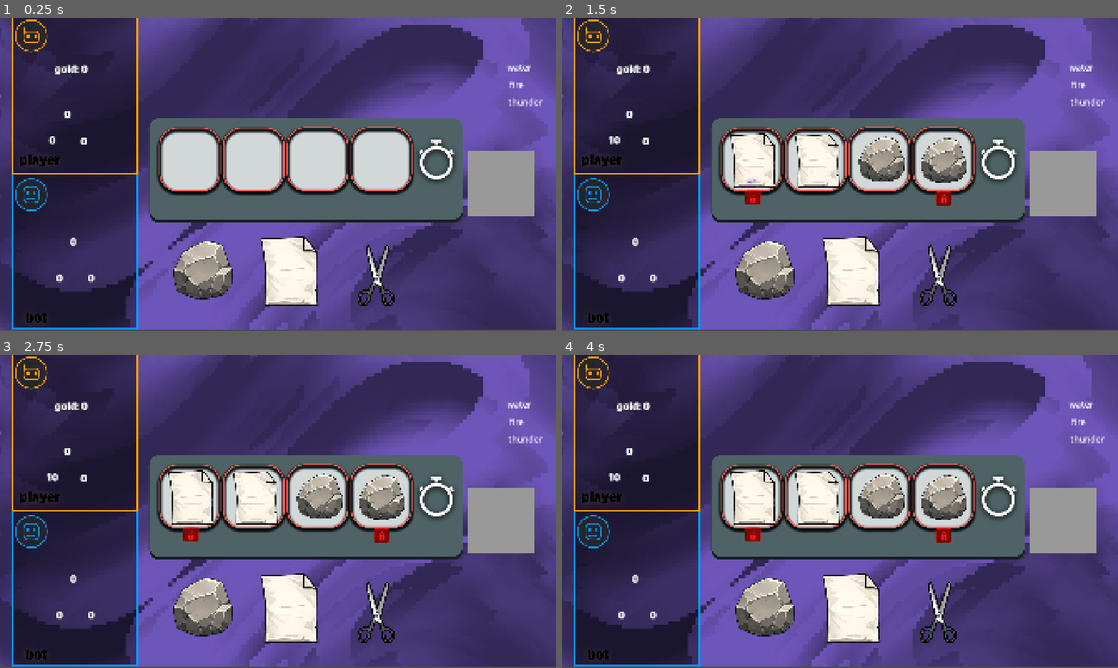
Above: before the commit, frames 1-4 (two rows, left to right).
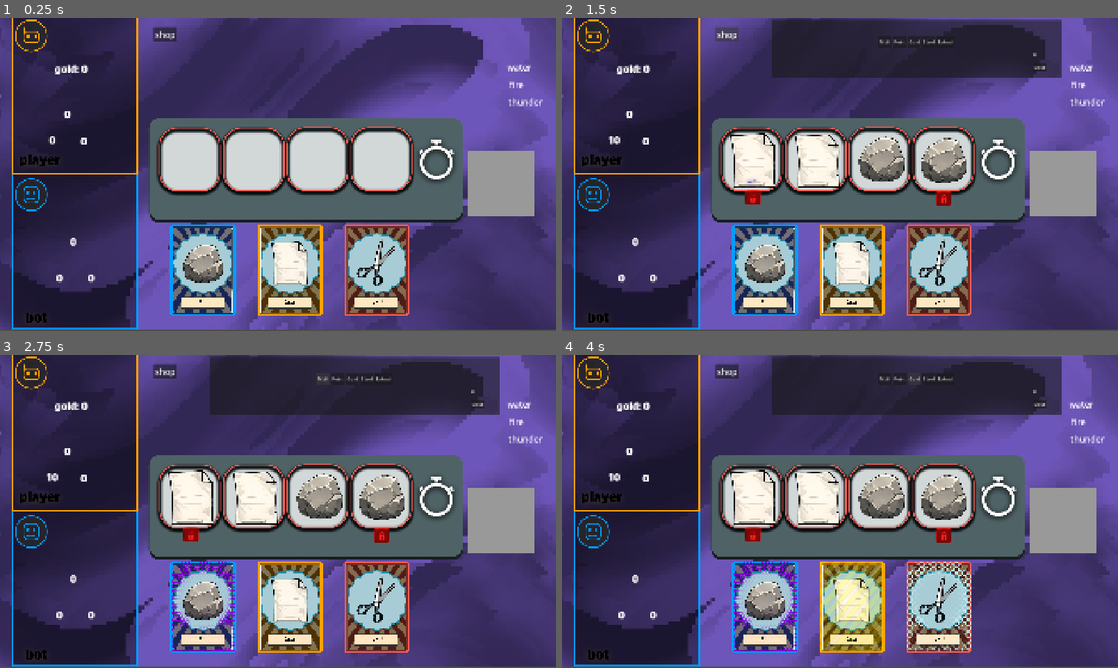
Above: after the commit, the same moments.

Repository: armin70/RPS
Game: Godot game, scene res://scenes/main.tscn
The game is run twice, just before and just after one commit, with the same random seed, the same clock (stepped at 60 frames per second) and the same inputs.
Inputs (mouse positions are in pixels of both pictures, inside the frame that each line leads up to):
- Up to frame 1 (0.25 s): no input
- Up to frame 2 (1.5 s): click (1062, 183) at 0.5 s; click (728, 33) at 1.25 s, where only the run after the commit has a clickable "shop"
- Up to frame 3 (2.75 s): click (322, 380) at 2 s, where only the run after the commit has a clickable "Mult"
- Up to frame 4 (4 s): click (901, 380) at 2.75 s, where only the run after the commit has a clickable "Point"; click (912, 380) at 3.5 s, where only the run after the commit has a clickable "Gold"

The runs differ from the first frame. In frame 1, 9.6% of the frame differs, in the area x 27-74%, y 2-96%; in frame 2, 19%; in frame 3, 19%; in frame 4, 20%, in the area x 27-90%, y 0-96%.
Error before the commit: Unable to iterate on object of type 'Nil'. (res://scripts/rps__container.gd:234)
Error after the commit: Unable to iterate on object of type 'Nil'. (res://scripts/rps__container.gd:235)

Commit message:
shop added

Diff:
--- a/main.gd
+++ b/main.gd
@@ -8,6 +8,7 @@
 @onready var playergold: Label = $UI/Playergold
 @onready var botscore: Label = $UI/Botscore
 @onready var botmult: Label = $UI/Botmult
+@onready var shop_panel: Panel = $UI/ShopPanel
 
 var current_turn
 var player_score := 0
@@ -19,15 +20,17 @@
 var is_game_running = true
 var bot_current_card = ""
 var player_current_card = ""
+var player_current_enchant = ""
 var multiplier = 0
 var debuff = 0
 var game_finished := false
 var fire_juice = 0
 var water_juice = 0
 var thunder_juice = 0
+var extra_juice = 0
 # Called when the node enters the scene tree for the first time.
-#func _ready() -> void:
-	#set_aspect()
+func _ready() -> void:
+	shop_panel.visible = false
 
 #func set_aspect():
 	#var vp_rect = get_viewport_rect()
@@ -68,19 +71,19 @@
 
 func add_juice(juice,type):
 	if type == "fire":
-		fire_juice += juice
+		fire_juice += juice + extra_juice
 		$UI/FireLabel.text = "fire: " + str(fire_juice)
 		if fire_juice >= 15:
 			$UI/FirePotion.visible = true
 			fire_juice = 15
 	elif type == "water":
-		water_juice += juice
+		water_juice += juice + extra_juice
 		$UI/WaterLabel.text = "water: " + str(water_juice)
 		if water_juice >= 15:
 			$UI/WaterPotion.visible = true
 			water_juice = 15
 	elif type == "thunder":
-		thunder_juice += juice
+		thunder_juice += juice + extra_juice
 		$UI/ThunderLabel.text = "thunder: " + str(thunder_juice)
 		if thunder_juice >= 15:
 			$UI/ThunderPotion.visible = true
@@ -89,10 +92,20 @@
 func calculate_points(owner: String):
 	var point = 10
 	var mult = 1
+	extra_juice = 0
 	$RPSContainer.roll_jackpot()
 
 	is_game_running = false
 	if owner == "player":
+		if player_current_enchant == "mult":
+			print("mult added")
+			mult += 4
+			playermult.text = str(mult)
+		elif player_current_enchant == "piont":
+			point += 20
+			player_point_label.text = str(point)
+		elif player_current_enchant == "extract":
+			extra_juice = 5
 		$RPSContainer.get_debuff(player_current_card)
 		await get_tree().create_timer(.4).timeout
 		$RPSContainer.remove_type(player_current_card)
@@ -242,3 +255,30 @@
 func _on_submit_pressed() -> void:
 	calculate_points("player")
 	_start_bot_turn()
+
+
+func _on_shop_b_utton_pressed() -> void:
+	shop_panel.visible = true
+
+func _on_close_button_pressed() -> void:
+	shop_panel.visible = false
+
+
+func _on_mult_pressed() -> void:
+	$hand.get_random_card("mult")
+
+
+func _on_point_pressed() -> void:
+	$hand.get_random_card("point")
+
+
+func _on_gold_pressed() -> void:
+	$hand.get_random_card("gold")
+
+
+func _on_steel_pressed() -> void:
+	$hand.get_random_card("steel")
+
+
+func _on_extract_pressed() -> void:
+	$hand.get_random_card("extract")
--- a/scenes/card.tscn
+++ b/scenes/card.tscn
@@ -1,21 +1,26 @@
 [gd_scene format=3 uid="uid://0ijpvowri8wi"]
 
 [ext_resource type="Script" uid="uid://d3aantqfwyerc" path="res://scripts/card.gd" id="1_6u4wf"]
-[ext_resource type="Texture2D" uid="uid://dgxjcxpxmxi4h" path="res://assets/RPS_item/paper.png" id="1_d81rb"]
+[ext_resource type="Texture2D" uid="uid://c63hfh6k1tb42" path="res://assets/1.png" id="2_6u4wf"]
 
 [sub_resource type="RectangleShape2D" id="RectangleShape2D_6u4wf"]
-size = Vector2(239, 273)
+size = Vector2(227.5, 311.5)
 
 [node name="card" type="Node2D" unique_id=1860040782]
 script = ExtResource("1_6u4wf")
 
 [node name="Sprite2D" type="Sprite2D" parent="." unique_id=1603671225]
-texture = ExtResource("1_d81rb")
+scale = Vector2(0.3, 0.3)
+texture = ExtResource("2_6u4wf")
+
+[node name="EnchantEffect" type="Sprite2D" parent="." unique_id=1621885920]
+position = Vector2(0.2500019, -0.25000155)
+scale = Vector2(0.29533336, 0.29533333)
 
 [node name="Area2D" type="Area2D" parent="." unique_id=1419837564]
 
 [node name="CollisionShape2D" type="CollisionShape2D" parent="Area2D" unique_id=790253460]
-position = Vector2(-0.5, 4.5)
+position = Vector2(-1.75, 0.75)
 shape = SubResource("RectangleShape2D_6u4wf")
 
 [connection signal="input_event" from="Area2D" to="." method="_on_area_2d_input_event"]
--- a/scenes/main.tscn
+++ b/scenes/main.tscn
@@ -257,7 +257,81 @@
 offset_bottom = 515.0
 text = "thunder"
 
+[node name="ShopBUtton" type="Button" parent="UI" unique_id=1563226771]
+layout_mode = 0
+offset_left = 64.0
+offset_top = 240.0
+offset_right = 72.0
+offset_bottom = 248.0
+theme_override_font_sizes/font_size = 30
+text = "shop"
+
+[node name="ShopPanel" type="Panel" parent="UI" unique_id=1193664328]
+visible = false
+layout_mode = 1
+anchors_preset = 15
+anchor_right = 1.0
+anchor_bottom = 1.0
+offset_left = 258.0
+offset_top = 216.0
+offset_right = 1218.0
+offset_bottom = 376.0
+grow_horizontal = 2
+grow_vertical = 2
+
+[node name="ItemContainer" type="HBoxContainer" parent="UI/ShopPanel" unique_id=1328662101]
+layout_mode = 0
+offset_left = 369.0
+offset_top = 54.0
+offset_right = 632.0
+offset_bottom = 94.0
+
+[node name="Mult" type="Button" parent="UI/ShopPanel/ItemContainer" unique_id=944642304]
+layout_mode = 2
+text = "Mult
+"
+
+[node name="Point" type="Button" parent="UI/ShopPanel/ItemContainer" unique_id=740239953]
+layout_mode = 2
+text = "Point"
+
+[node name="Gold" type="Button" parent="UI/ShopPanel/ItemContainer" unique_id=561887881]
+layout_mode = 2
+text = "Gold"
+
+[node name="Steel" type="Button" parent="UI/ShopPanel/ItemContainer" unique_id=1607807410]
+layout_mode = 2
+text = "Steel"
+
+[node name="Extract" type="Button" parent="UI/ShopPanel/ItemContainer" unique_id=412354104]
+layout_mode = 2
+text = "Extract"
+
+[node name="CloseButton" type="Button" parent="UI/ShopPanel" unique_id=85978404]
+layout_mode = 0
+offset_left = 901.0
+offset_top = 146.0
+offset_right = 949.0
+offset_bottom = 177.0
+text = "close
+"
+
+[node name="GoldLabel" type="Label" parent="UI/ShopPanel" unique_id=1860510566]
+layout_mode = 0
+offset_left = 903.0
+offset_top = 107.0
+offset_right = 943.0
+offset_bottom = 130.0
+text = "0"
+
 [connection signal="pressed" from="UI/submit" to="." method="_on_submit_pressed"]
 [connection signal="pressed" from="UI/WaterPotion" to="RPSContainer" method="_on_water_potion_pressed"]
 [connection signal="pressed" from="UI/FirePotion" to="RPSContainer" method="_on_fire_potion_pressed"]
 [connection signal="pressed" from="UI/ThunderPotion" to="RPSContainer" method="_on_thunder_potion_pressed"]
+[connection signal="pressed" from="UI/ShopBUtton" to="." method="_on_shop_b_utton_pressed"]
+[connection signal="pressed" from="UI/ShopPanel/ItemContainer/Mult" to="." method="_on_mult_pressed"]
+[connection signal="pressed" from="UI/ShopPanel/ItemContainer/Point" to="." method="_on_point_pressed"]
+[connection signal="pressed" from="UI/ShopPanel/ItemContainer/Gold" to="." method="_on_gold_pressed"]
+[connection signal="pressed" from="UI/ShopPanel/ItemContainer/Steel" to="." method="_on_steel_pressed"]
+[connection signal="pressed" from="UI/ShopPanel/ItemContainer/Extract" to="." method="_on_extract_pressed"]
+[connection signal="pressed" from="UI/ShopPanel/CloseButton" to="." method="_on_close_button_pressed"]
--- a/scripts/HandManager.gd
+++ b/scripts/HandManager.gd
@@ -6,6 +6,7 @@
 var scissors_card
 var hand_center = Vector2(200, 0)
 var spacing = 300
+var availabvle_cards =["Rock","Paper","Scissors"]
 
 func layout_hand():
 
@@ -28,8 +29,19 @@
 	add_child(scissors_card)
 	layout_hand()
 
+func get_random_card(enchant):
+	if availabvle_cards.size() == 0:
+		availabvle_cards =["Rock","Paper","Scissors"]
+	var choice = availabvle_cards.pick_random()
+	availabvle_cards.erase(choice)
+	if choice == "Rock":
+		rock_card.get_enchant(enchant)
+	elif choice == "Paper":
+		paper_card.get_enchant(enchant)
+	elif choice == "Scissors":
+		scissors_card.get_enchant(enchant)
 
-func set_selected_card(card):
+func set_selected_card(card,enchant):
 	var type
 	# قبلی را unselect کن
 	if selected_card != null:
@@ -43,5 +55,8 @@
 		type= "Paper"
 	elif card.type == 2:
 		type = "Scissors"
+	get_parent().player_current_enchant = enchant
+
+
 	get_parent().player_current_card = type
 	selected_card.select()
--- a/scripts/card.gd
+++ b/scripts/card.gd
@@ -3,18 +3,27 @@
 
 @onready var sprite = $Sprite2D
 var is_selected = false
-
+var enchant = ''
 enum CardType {
 	ROCK,
 	PAPER,
 	SCISSORS
 }
 @export var type: CardType
-const ROCK = preload("uid://p3wk5oyhi8jo")
+const ROCK = preload("uid://du3im3yd8opkk")
 
-const SCISSOR = preload("uid://cg42218bi1166")
+const SCISSOR = preload("uid://c63hfh6k1tb42")
 
-const PAPER = preload("uid://dgxjcxpxmxi4h")
+const PAPER = preload("uid://d3wdj12472tyi")
+
+@onready var enchant_effect: Sprite2D = $EnchantEffect
+
+
+const MULT = preload("uid://blgn0fbvf6dlh")
+const STEEL = preload("uid://bui3cdf5nyabh")
+const BONUS = preload("uid://dtrqbc7krbwrl")
+const GOLD = preload("uid://baorueqgaf5x4")
+const LUCKY = preload("uid://gr3tq3ndtqu6")
 
 func _ready() -> void:
 	if type == 0:
@@ -40,4 +49,19 @@
 
 	if event is InputEventMouseButton and event.pressed:
 		print(type)
-		get_parent().set_selected_card(self)
+		get_parent().set_selected_card(self,enchant)
+
+func get_enchant(e):
+	enchant = e
+	var selected_enchant
+	if e == "mult":
+		selected_enchant =  MULT
+	elif e == "point":
+		selected_enchant = BONUS
+	elif e == "steel":
+		selected_enchant = STEEL
+	elif e == "gold":
+		selected_enchant = GOLD
+	elif e == "extract":
+		selected_enchant = LUCKY
+	enchant_effect.texture = selected_enchant
--- a/scripts/rps__container.gd
+++ b/scripts/rps__container.gd
@@ -131,6 +131,7 @@
 
 		selected_scene.add_to_group(choice[0][0])
 		placeholders[item].add_child(selected_scene)
+
 func generate_RPS():
 	var choice
 	var current_deck = []
@@ -287,6 +288,8 @@
 	get_parent().water_juice = 0
 	$"../UI/WaterPotion".visible = false
 	$"../UI/WaterLabel".text = "water: " + str(get_parent().water_juice)
+
+
 func _on_water_potion_pressed() -> void:
 	swap_locks()
 
Binary file added: assets/1.png
Not shown, added: assets/1.png.import
Binary file added: assets/2.png
Not shown, added: assets/2.png.import
Binary file added: assets/3.png
Not shown, added: assets/3.png.import
Binary file added: assets/BONUS.png
Not shown, added: assets/BONUS.png.import
Binary file added: assets/GOLD.png
Not shown, added: assets/GOLD.png.import
Binary file added: assets/LUCKY.png
Not shown, added: assets/LUCKY.png.import
(and 4 more such lines)
